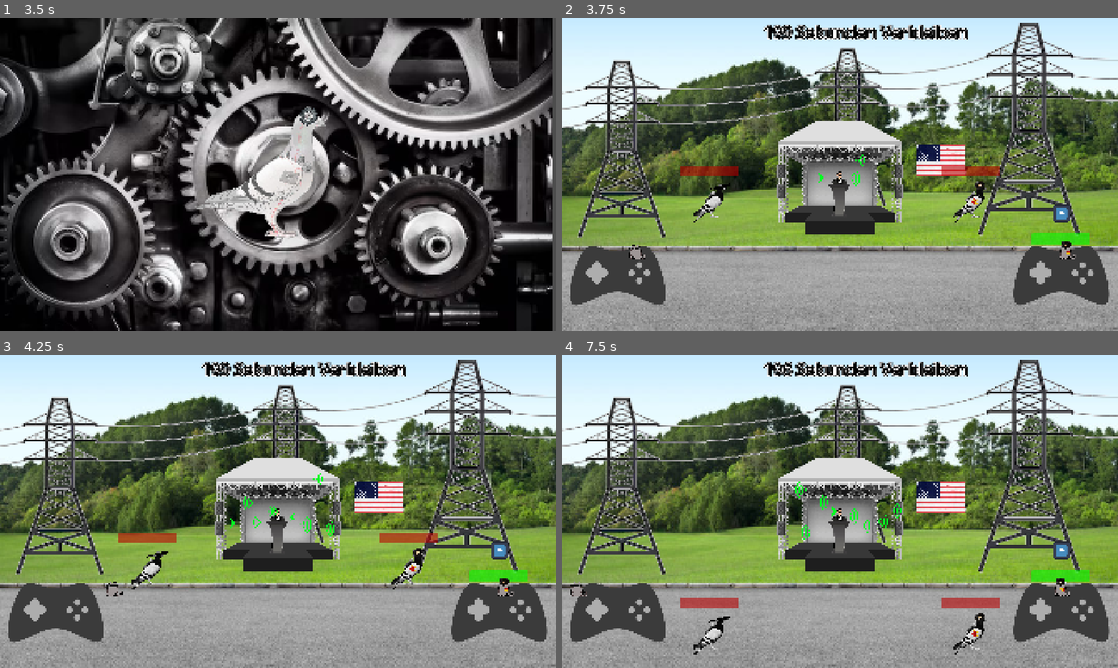
Above: before the commit, frames 1-4 (two rows, left to right).
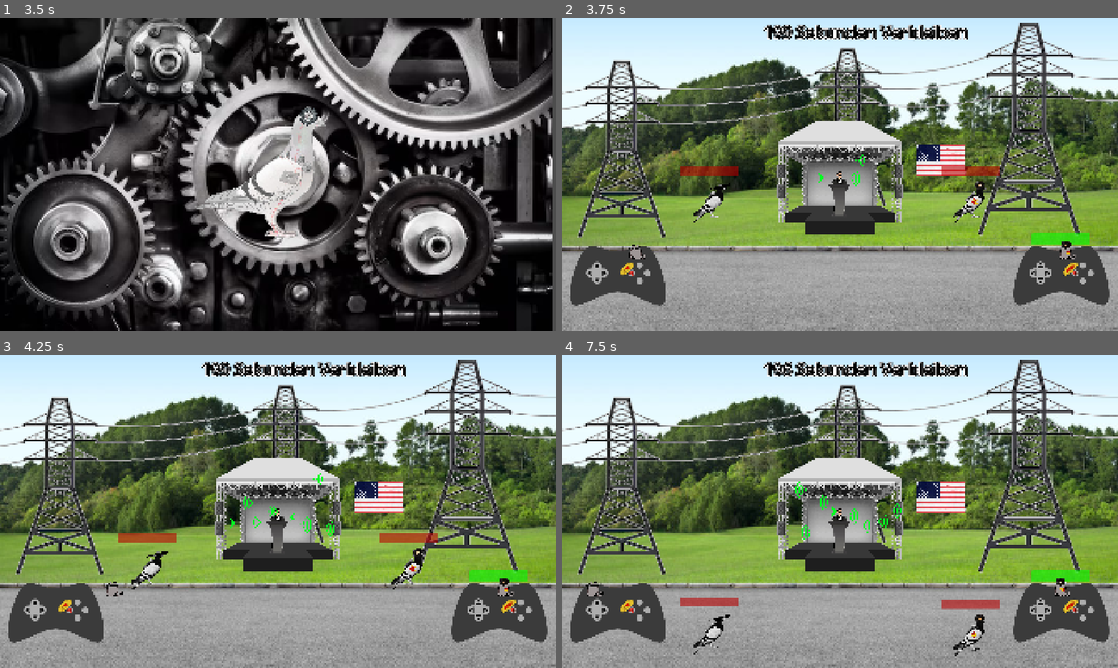
Above: after the commit, the same moments.

Repository: SteakSalkin/uol.gamejam12
Game: Godot game, scene res://loading_screen.tscn
Same seed, same stepped clock (60 frames per second), same inputs: the game is played once before the commit and once after it. The engine's default icon, where the game draws it, is replaced by a stand-in: a white triangle on a blue panel in a dark square.
Inputs:
- Up to frame 1 (3.5 s): tap Enter (ui_accept) at 0.5, 0.77, 1.25, 1.52, 2, 2.75, 3.02 s; hold D (player1right) 0.53-2.03 s; tap Shift (player1attack) at 0.6 s; tap E (player2attack) at 1.35 s; hold A (player1left) 2.03-2.78 s; tap Down (player2down) at 2.1 s; hold D (player1right) from 2.78 s (still down); tap Left (player2left) at 2.85 s
- Up to frame 2 (3.75 s): keep holding D (player1right); tap Enter (ui_accept) at 3.5 s; tap Right (player2right) at 3.6 s
- Up to frame 3 (4.25 s): keep holding D (player1right); tap Enter (ui_accept) at 3.77 s
- Up to frame 4 (7.5 s): release D (player1right) at 4.28 s; hold A (player1left) 4.28-5.03 s; tap Up (player2up) at 4.35 s; tap Enter (ui_accept) at 4.52, 6.02, 6.77 s; hold D (player1right) 5.03-5.78 s; tap Shift (player1attack) at 5.1 s; hold A (player1left) 5.78-7.28 s; tap E (player2attack) at 5.85 s; tap Down (player2down) at 6.6 s; hold D (player1right) from 7.28 s (still down); tap Left (player2left) at 7.35 s

Frame 1 is identical in both runs. In frame 2, 0.5% of the frame differs, in the area x 2-99%, y 59-92%; in frame 3, 0.5%; in frame 4, 1.2%, in the area x 1-99%, y 59-97%.

Commit message:
added Sprechblase

Diff:
--- a/level/level.gd
+++ b/level/level.gd
@@ -21,6 +21,8 @@
 
 func player_1_wins() -> void:
 	$"Winning massage/Player 1 Won".show()
+	remaining_time = 0
 
 func player_2_wins() -> void:
 	$"Winning massage/Player 2 Won".show()
+	remaining_time = 0
--- a/level/level.tscn
+++ b/level/level.tscn
@@ -1025,17 +1025,18 @@
 texture = ExtResource("7_ivpvi")
 texture_region_size = Vector2i(270, 180)
 0:0/0 = 0
-0:0/0/physics_layer_0/polygon_0/points = PackedVector2Array(135, -90, 135, -67.5, -101.25, -67.5, -101.25, 90, -135, 90, -135, -90)
+0:0/0/physics_layer_0/polygon_0/points = PackedVector2Array(135, -90, 135, -67.5, -124.71793, -68.205124, -126.66666, 90, -135, 90, -135, -90)
 1:0/0 = 0
-1:0/0/physics_layer_0/polygon_0/points = PackedVector2Array(135, 90, 101.25, 90, 101.25, -67.5, -135, -67.5, -135, -90, 135, -90)
+1:0/0/physics_layer_0/polygon_0/points = PackedVector2Array(135, 90, 125.69229, 90, 123.74356, -65.28204, -135, -67.5, -135, -90, 135, -90)
 0:1/0 = 0
-0:1/0/physics_layer_0/polygon_0/points = PackedVector2Array(135, 90, 135, 45, -101.25, 45, -101.25, -90, -135, -90, -135, 90)
+0:1/0/physics_layer_0/polygon_0/points = PackedVector2Array(135, 90, 135, 45, -123.743576, 42.87178, -125.69229, -90, -135, -90, -135, 90)
 1:1/0 = 0
-1:1/0/physics_layer_0/polygon_0/points = PackedVector2Array(101.25, -90, 135, -90, 135, 90, -135, 90, -135, 45, 101.25, 45)
+1:1/0/physics_layer_0/polygon_0/points = PackedVector2Array(118.871765, -90, 135, -90, 135, 90, -135, 90, -135, 45, 121.79483, 46.76921)
 
 [sub_resource type="TileSet" id="TileSet_44x8d"]
 tile_size = Vector2i(270, 180)
-physics_layer_0/collision_layer = 1
+physics_layer_0/collision_layer = 129
+physics_layer_0/collision_mask = 129
 sources/0 = SubResource("TileSetAtlasSource_6gtgk")
 
 [sub_resource type="TileSetAtlasSource" id="TileSetAtlasSource_cw150"]
--- a/player/player.gd
+++ b/player/player.gd
@@ -85,9 +85,16 @@
 	if sound_transmitter:
 		sound_transmitter_remaining_time -= 4 * delta
 		$sound_transmitter/sound_transmitter_remaining_time.value = sound_transmitter_remaining_time
+		$sound_transmitter/Gedankenblase.show()
+		$sound_transmitter/Gedankenblase/Label.show()
+		$sound_transmitter/Gedankenblase.play("animated")
+		#$sound_transmitter/Gedankenblase.animation = "animated"
 		if sound_transmitter_remaining_time < 1 and sound_transmitter_remaining_time > -100:
 			sound_transmitter_remaining_time = -1000
 			get_node("/root/level/Player2").get_damage(1000)
+	else:
+		$sound_transmitter/Gedankenblase.hide()
+		$sound_transmitter/Gedankenblase/Label.hide()
 
 	move_and_slide()
 
--- a/player/player.tscn
+++ b/player/player.tscn
@@ -1,11 +1,14 @@
-[gd_scene load_steps=13 format=3 uid="uid://ckdj6vcka7v2d"]
+[gd_scene load_steps=17 format=3 uid="uid://ckdj6vcka7v2d"]
 
 [ext_resource type="Texture2D" uid="uid://cx81q5xk2bs7y" path="res://assets/pigeon.png" id="1_oul6g"]
 [ext_resource type="Script" uid="uid://da1tss52h4lpf" path="res://player/player.gd" id="1_rkbax"]
 [ext_resource type="Texture2D" uid="uid://d3s86lmbfol3a" path="res://assets/russicher_hut.png" id="3_g1dw6"]
 [ext_resource type="Texture2D" uid="uid://b4t4atquhjmx4" path="res://assets/kommunisten_symbol.svg" id="4_yw30f"]
-[ext_resource type="Texture2D" uid="uid://c3ll05mkuydr1" path="res://assets/controller.png" id="5_qjkh3"]
-[ext_resource type="Texture2D" uid="uid://cqdog8gx6osys" path="res://icon.svg" id="6_g6k8r"]
+[ext_resource type="Texture2D" uid="uid://bbsydap2g1ent" path="res://assets/controller2.png" id="5_hg6s5"]
+[ext_resource type="Texture2D" uid="uid://b658m34djlelj" path="res://assets/Gefuellte_Sprechblase2.png" id="6_hg6s5"]
+[ext_resource type="Texture2D" uid="uid://bybcvsjefpqsf" path="res://assets/Gefuellte_Sprechblase3.png" id="7_8t03j"]
+[ext_resource type="Texture2D" uid="uid://cex1uskamo6jd" path="res://assets/Gefuellte_Sprechblase1.png" id="8_2ieo8"]
+[ext_resource type="Texture2D" uid="uid://caade0gafkef" path="res://assets/Gefuellte_Sprechblase.png" id="9_ebec5"]
 
 [sub_resource type="CapsuleShape2D" id="CapsuleShape2D_rkbax"]
 radius = 24.999998
@@ -25,13 +28,33 @@
 [sub_resource type="SpriteFrames" id="SpriteFrames_boad6"]
 animations = [{
 "frames": [{
+"duration": 2.0,
+"texture": ExtResource("6_hg6s5")
+}, {
+"duration": 2.0,
+"texture": ExtResource("7_8t03j")
+}, {
+"duration": 2.0,
+"texture": ExtResource("8_2ieo8")
+}],
+"loop": true,
+"name": &"animated",
+"speed": 5.0
+}, {
+"frames": [{
 "duration": 1.0,
-"texture": ExtResource("6_g6k8r")
+"texture": ExtResource("9_ebec5")
 }],
 "loop": true,
 "name": &"default",
 "speed": 5.0
 }]
+
+[sub_resource type="LabelSettings" id="LabelSettings_hg6s5"]
+font_size = 128
+font_color = Color(0, 0, 0, 1)
+outline_size = 24
+shadow_size = 48
 
 [node name="Player" type="CharacterBody2D"]
 script = ExtResource("1_rkbax")
@@ -105,9 +128,9 @@
 [node name="controller" type="TextureRect" parent="controller"]
 offset_left = 1282.0
 offset_top = 359.0
-offset_right = 2127.0
-offset_bottom = 1191.0
-texture = ExtResource("5_qjkh3")
+offset_right = 2259.0
+offset_bottom = 1376.0
+texture = ExtResource("5_hg6s5")
 stretch_mode = 4
 
 [node name="Button left" type="Area2D" parent="controller"]
@@ -162,8 +185,19 @@
 value = 100.0
 
 [node name="Gedankenblase" type="AnimatedSprite2D" parent="sound_transmitter"]
-position = Vector2(1700, 300)
+position = Vector2(1779, 194)
+scale = Vector2(0.5, 0.5)
 sprite_frames = SubResource("SpriteFrames_boad6")
+animation = &"animated"
+frame_progress = 0.7482742
+
+[node name="Label" type="Label" parent="sound_transmitter/Gedankenblase"]
+offset_left = -422.0
+offset_top = -704.0
+offset_right = 476.0
+offset_bottom = -529.0
+text = "Transmitting..."
+label_settings = SubResource("LabelSettings_hg6s5")
 
 [connection signal="area_entered" from="Hitbox" to="." method="_on_hitbox_area_entered"]
 [connection signal="area_exited" from="Hitbox" to="." method="_on_hitbox_area_exited"]
--- a/player/player2.tscn
+++ b/player/player2.tscn
@@ -3,7 +3,7 @@
 [ext_resource type="Script" uid="uid://og8s8q80k7fi" path="res://player/player2.gd" id="1_d1dig"]
 [ext_resource type="Texture2D" uid="uid://cx81q5xk2bs7y" path="res://assets/pigeon.png" id="1_oul6g"]
 [ext_resource type="Texture2D" uid="uid://ck65eujffmxew" path="res://assets/sunglasses.png" id="3_d1dig"]
-[ext_resource type="Texture2D" uid="uid://c3ll05mkuydr1" path="res://assets/controller.png" id="4_m4sf7"]
+[ext_resource type="Texture2D" uid="uid://bbsydap2g1ent" path="res://assets/controller2.png" id="4_m4sf7"]
 
 [sub_resource type="CapsuleShape2D" id="CapsuleShape2D_rkbax"]
 radius = 24.999998
@@ -75,8 +75,8 @@
 [node name="controller" type="TextureRect" parent="controller"]
 offset_left = -2122.0
 offset_top = 359.0
-offset_right = -1277.0
-offset_bottom = 1191.0
+offset_right = -1143.0
+offset_bottom = 1373.0
 texture = ExtResource("4_m4sf7")
 stretch_mode = 4
 
Binary file added: assets/Gefuellte_Sprechblase.png
Not shown, added: assets/Gefuellte_Sprechblase.png.import
Binary file added: assets/Gefuellte_Sprechblase1.png
Not shown, added: assets/Gefuellte_Sprechblase1.png.import
Binary file added: assets/Gefuellte_Sprechblase2.png
Not shown, added: assets/Gefuellte_Sprechblase2.png.import
Binary file added: assets/Gefuellte_Sprechblase3.png
Not shown, added: assets/Gefuellte_Sprechblase3.png.import
Not shown, added: assets/Sprechblase.png.import
Not shown, added: assets/Vodka.webp.import
Binary file changed: assets/controller.png
Binary file added: assets/controller2.png
(and 4 more such lines)
